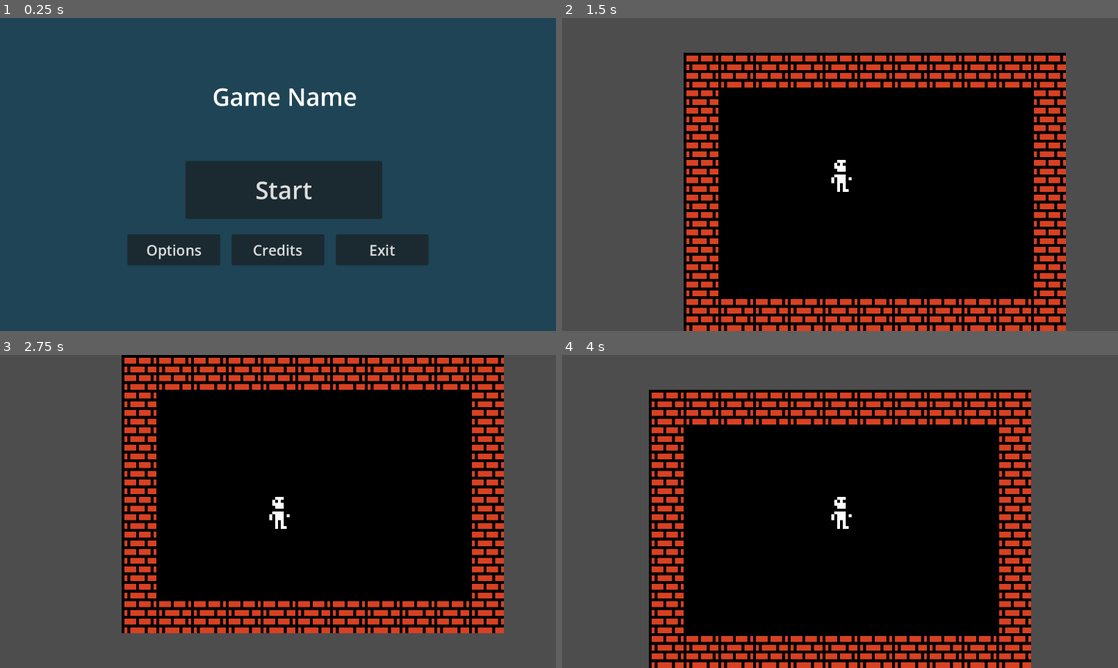
Above: before the commit, frames 1-4 (two rows, left to right).
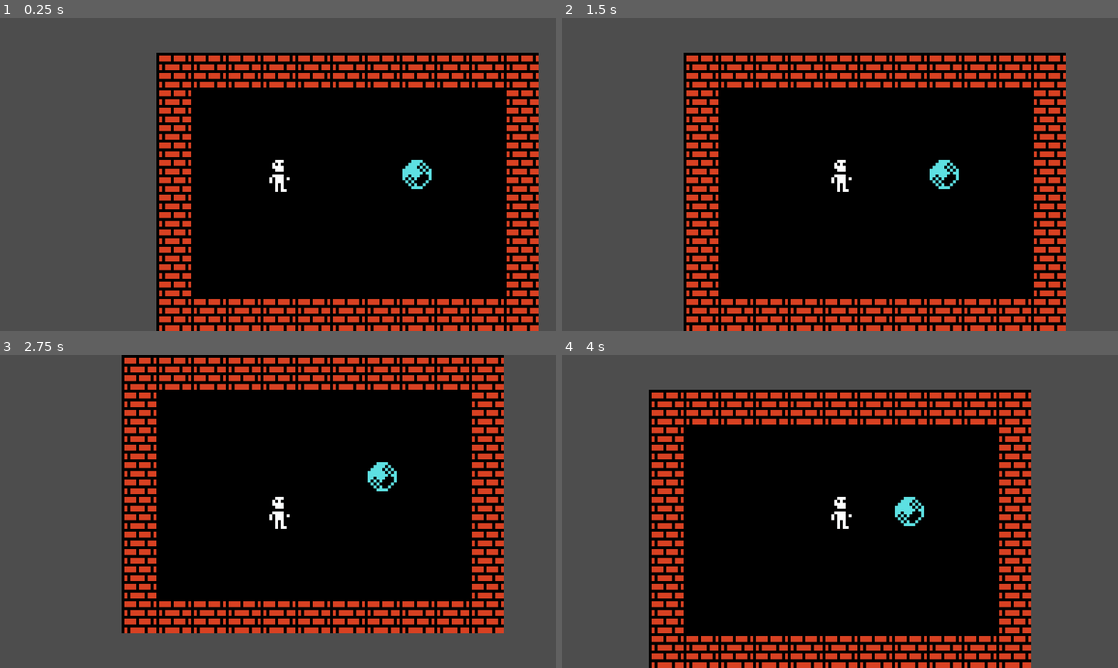
Above: after the commit, the same moments.

Repository: janhrastnik/gmtk2025
Game: Godot game, scene res://scenes/map_test.tscn
Two runs of this game, one before a commit and one after it. Both use one fixed random seed, a clock stepped at 60 frames per second and the inputs below. Before the commit the project starts from res://UI/main_menu.tscn.
Inputs (mouse positions are in pixels of both pictures, inside the frame that each line leads up to):
- Up to frame 1 (0.25 s): no input
- Up to frame 2 (1.5 s): click (845, 190) at 0.5 s, where only the run before the commit has a clickable "Start"; tap Enter at 1.25 s; hold D (right) from 1.28 s (still down)
- Up to frame 3 (2.75 s): tap Space at 2 s; release D (right) at 2.03 s; hold S (down) from 2.03 s (still down)
- Up to frame 4 (4 s): tap Enter at 2.75 s; release S (down) at 2.78 s; hold D (right) 2.78-3.53 s; tap Space at 3.5 s; hold W (up) from 3.53 s (still down)

The runs differ from the first frame. In frame 1, 100% of the frame differs, in the area x 0-100%, y 0-100%; in frame 2, 0.3%; in frame 3, 0.3%; in frame 4, 0.3%.

Commit message:
rock now moves

Diff:
--- a/project.godot
+++ b/project.godot
@@ -11,7 +11,7 @@
 [application]
 
 config/name="gmtk2025"
-run/main_scene="uid://dkgb6c1t0is5x"
+run/main_scene="uid://d4fdepgl88d81"
 config/features=PackedStringArray("4.4", "Forward Plus")
 config/icon="res://icon.svg"
 
--- a/scenes/interactable/rock.gd
+++ b/scenes/interactable/rock.gd
@@ -10,7 +10,22 @@
 	check_collisions()
 
 func move_rock(pl: Player):
-	pass
+	print("move rock call")
+	if position == pl.position - Vector2(0, 12.0) and can_move_up:
+		# player is below rock
+		position -= Vector2(0, 12.0)
+		pl.position -= Vector2(0, 12.0)
+	elif position == pl.position + Vector2(0, 12.0) and can_move_down:
+		position += Vector2(0, 12.0)
+		pl.position += Vector2(0, 12.0)
+	elif position == pl.position - Vector2(12.0, 0) and can_move_left:
+		position -= Vector2(12.0, 0)
+		pl.position -= Vector2(12.0, 0)
+	elif position == pl.position + Vector2(12.0, 0) and can_move_right:
+		position += Vector2(12.0, 0)
+		pl.position += Vector2(12.0, 0)
+
+	check_collisions()
 
 func check_collisions():
 	if GameData.world_tilemap:
--- a/scenes/map_test.tscn
+++ b/scenes/map_test.tscn
@@ -1,8 +1,9 @@
-[gd_scene load_steps=4 format=4 uid="uid://d4fdepgl88d81"]
+[gd_scene load_steps=5 format=4 uid="uid://d4fdepgl88d81"]
 
 [ext_resource type="Script" uid="uid://c6nfarag0xpsa" path="res://scenes/map_test.gd" id="1_o4b1t"]
 [ext_resource type="TileSet" uid="uid://cded1nikcxtrf" path="res://resources/urizen_tile_set.tres" id="1_y150f"]
 [ext_resource type="PackedScene" uid="uid://dc3m1hfr3sfhn" path="res://scenes/player.tscn" id="2_x5nem"]
+[ext_resource type="PackedScene" uid="uid://c5rrr35f37eov" path="res://scenes/interactable/rock.tscn" id="4_g3f5c"]
 
 [node name="Map Test" type="Node2D"]
 script = ExtResource("1_o4b1t")
@@ -13,3 +14,6 @@
 
 [node name="Player" parent="." instance=ExtResource("2_x5nem")]
 position = Vector2(36, 36)
+
+[node name="Rock" parent="." instance=ExtResource("4_g3f5c")]
+position = Vector2(84, 36)
--- a/scenes/player.gd
+++ b/scenes/player.gd
@@ -11,6 +11,8 @@
 var object_down = false
 var object_left = false
 var object_right = false
+
+@onready var object_detect_area: Area2D = $"Object Detect"
 
 func _ready() -> void:
 	check_collisions()
@@ -39,6 +41,7 @@
 			position.x += 12
 
 	check_collisions()
+	check_for_objects()
 
 func check_collisions():
 	if GameData.world_tilemap:
@@ -74,13 +77,22 @@
 			else:
 				can_move_right = true
 
-func _on_object_detect_area_entered(area: Area2D) -> void:
-	var parent: Node2D = area.get_parent()
-	if parent.position == position - Vector2(0, 12.0):
-		object_up = parent
-	elif parent.position == position + Vector2(0, 12.0):
-		object_down = parent
-	elif parent.position == position - Vector2(12.0, 0):
-		object_left = parent
-	elif parent.position == position + Vector2(12.0, 0):
-		object_right = parent
+func check_for_objects():
+	object_up = false
+	object_down = false
+	object_left = false
+	object_right = false
+
+	for area in object_detect_area.get_overlapping_areas():
+		#print(position)
+		var parent: Node2D = area.get_parent()
+		#print(parent.position)
+		if parent.position == position - Vector2(0, 12.0):
+			object_up = parent
+		elif parent.position == position + Vector2(0, 12.0):
+			object_down = parent
+		elif parent.position == position - Vector2(12.0, 0):
+			object_left = parent
+		elif parent.position == position + Vector2(12.0, 0):
+			print("object on the right")
+			object_right = parent
--- a/scenes/player.tscn
+++ b/scenes/player.tscn
@@ -4,7 +4,7 @@
 [ext_resource type="Script" uid="uid://r7tpb3svxai8" path="res://scenes/player.gd" id="1_g2els"]
 
 [sub_resource type="RectangleShape2D" id="RectangleShape2D_g2els"]
-size = Vector2(36, 36)
+size = Vector2(30, 30)
 
 [node name="Player" type="Node2D"]
 script = ExtResource("1_g2els")
@@ -22,5 +22,3 @@
 
 [node name="CollisionShape2D" type="CollisionShape2D" parent="Object Detect"]
 shape = SubResource("RectangleShape2D_g2els")
-
-[connection signal="area_entered" from="Object Detect" to="." method="_on_object_detect_area_entered"]
